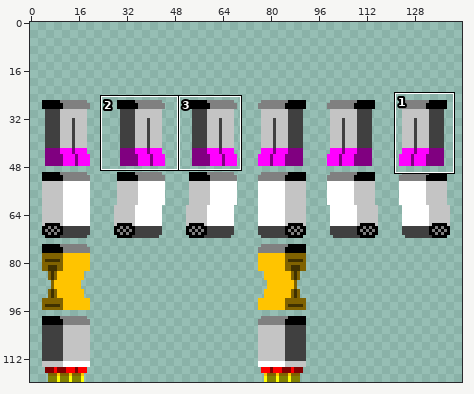
Sprite sheet, stored at activeknowledge/res/img/bottomsheet.png. Above, an overview of the earlier version with the close-up marked.
Close-up. Before the edit:
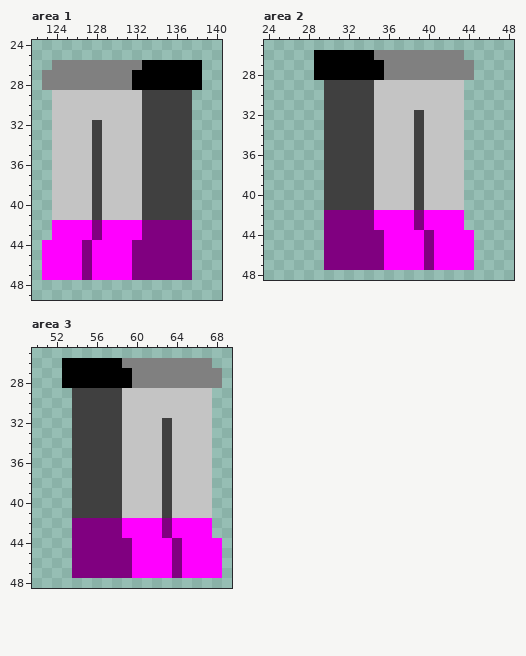
The file is 144x96 pixels. Shown: area 1: x 122..140, y 24..49; area 2: x 24..48, y 25..48; area 3: x 50..69, y 25..48. The old version is drawn lined up with the new one, on the new canvas. The commit also changed other parts of the picture, which this record leaves out.
Once edited:
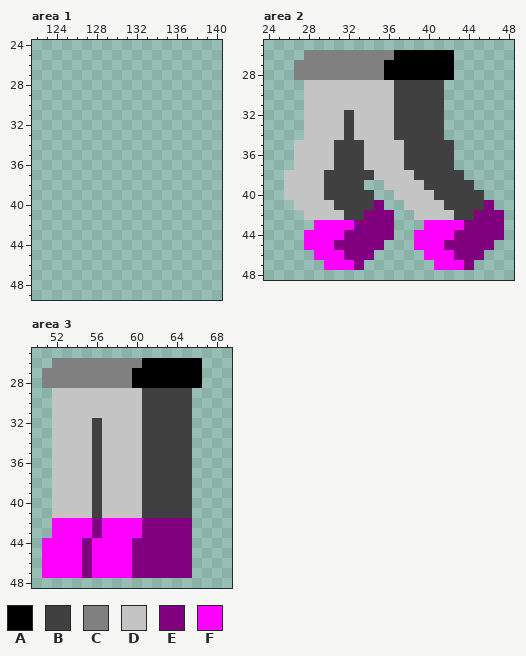
Palette (. is transparent): A #000000  B #404040  C #808080  D #c4c4c4  E #800080  F #ff00ff
Diff:
canvas 144x96 -> 144x120, the old top-left corner now at 0,24
Changed rows in their new state; - is an unchanged pixel.
Area 1:
first column x 123:
26 -...............
27 ................
28 ................
29 -..............-
30 -..............-
31 -..............-
32 -..............-
33 -..............-
34 -..............-
35 -..............-
36 -..............-
37 -..............-
38 -..............-
39 -..............-
40 -..............-
41 -..............-
42 -..............-
43 -..............-
44 ...............-
45 ...............-
46 ...............-
47 ...............-
Area 2:
first column x 26:
26 --CCCCCCC--AAAAAA.----
27 -CCCCCCCCCAAAAAAA..---
28 -CCCCCCCCCAAAAAAA..---
29 --DDDDDDD--BBBBB..----
30 --DDDDDDD--BBBBB..----
31 --DDDDDDD--BBBBB..----
32 --DDDD-DD--BB-BB..----
33 --DDDD-DD--BB-BB..----
34 --DDDD-DD--BB-BB..----
35 -DDDD---D---B-BBB.----
36 -DDDD---D---B-BBB.----
37 -DDDD---D---B-BBB.----
38 DDDD----------BBBB----
39 DDDD----..---DBBBBB---
40 DDDD-----..--D-BBBBB--
41 -DDDD----E..-D--BBBBE-
42 --DDDDBB-EE..DDDDBBEEE
43 ---FFFF--EE...----EEEE
44 --FFFF----E..-F--EEEEE
45 --FFF-----...-F-EEEEE-
46 ---FFF---.....F--EEE--
47 ----FFF-.......---E---
Area 3:
first column x 51:
26 -CCCCCCC--AAAAAA.-
27 CCCCCCCCCAAAAAAA..
28 CCCCCCCCCAAAAAAA..
29 -DDDDDDD--BBBBB..-
30 -DDDDDDD--BBBBB..-
31 -DDDDDDD--BBBBB..-
32 -DDDD-DD--BB-BB..-
33 -DDDD-DD--BB-BB..-
34 -DDDD-DD--BB-BB..-
35 -DDDD-DD--BB-BB..-
36 -DDDD-DD--BB-BB..-
37 -DDDD-DD--BB-BB..-
38 -DDDD-DD--BB-BB..-
39 -DDDD-DD--BB-BB..-
40 -DDDD-DD--BB-BB..-
41 -DDDD-DD--BB-BB..-
42 -FFFF-FF--EE-EE..-
43 -FFFF-FF--EE-EE..-
44 FFFF-FFFFEEEE-E...
45 FFFF-FFFFEEEE-E...
46 FFFF-FFFFEEEE-E...
47 FFFF-FFFFEEEE-E...
Changed places in both close-ups, as pixel boxes (x1, y1, x2, y2):
erased: (42, 60, 202, 280)
changed: (284, 50, 504, 270)
changed: (42, 358, 222, 578)
